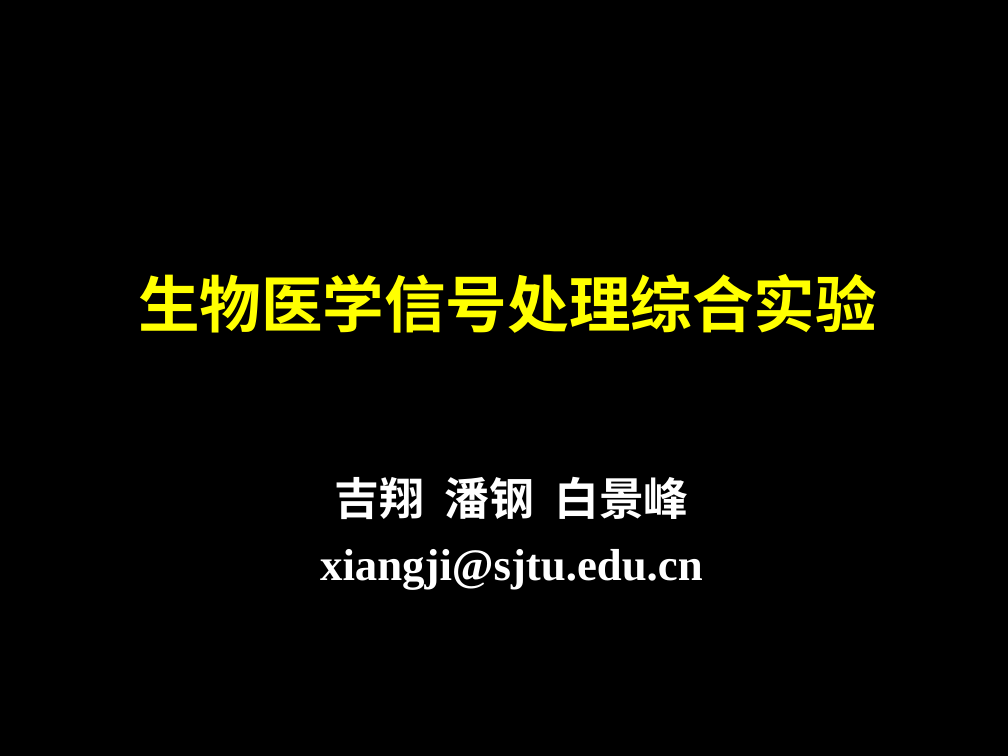
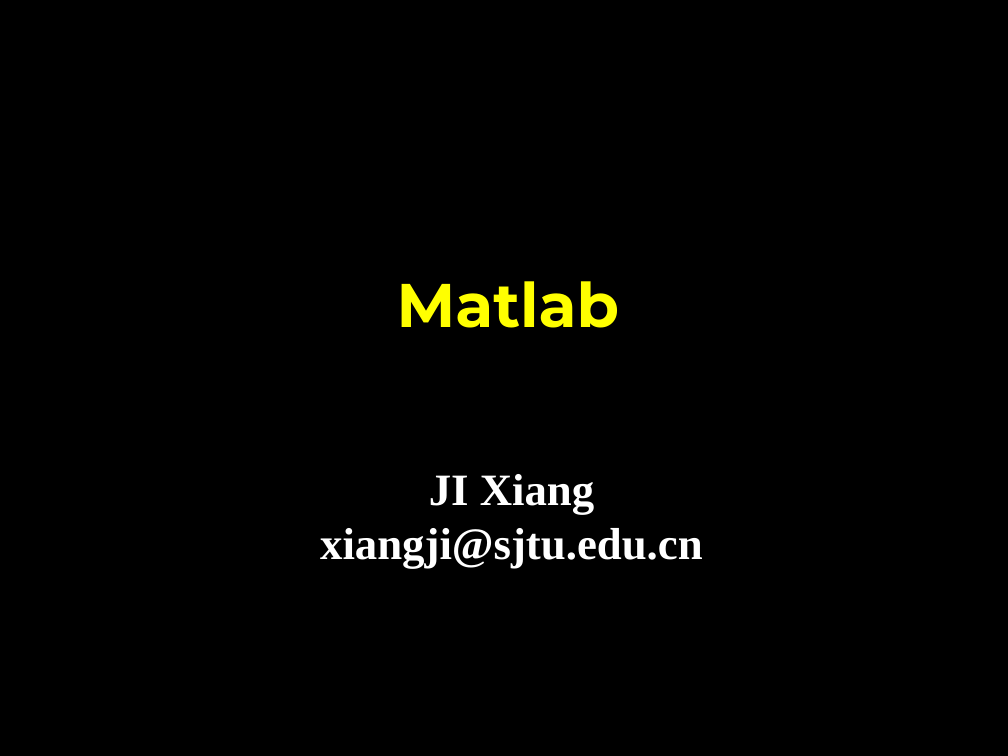
Before and after one commit to SJTUCourse/BI450, a slide deck: slide 1 of Lectures/Lecture 1.ppt. Drawn at 1008x756 pixels with LibreOffice and Linux fonts; fonts in the diff are those of the drawing. Boxes give left, top, right and bottom in pixels: in the first picture for what was removed or moved away, otherwise in the second. Text is boxed around its words. In the diff, an @@ line names an element or a change of style, - is before the commit and + after.

```diff
--- a/Lectures/Lecture 1.ppt
+++ b/Lectures/Lecture 1.ppt
@@ title at (397, 281, 620, 328): text changed; font Noto Sans CJK SC to Montserrat @@
-生物医学信号处理综合实验
+Matlab
@@ subtitle at (429, 474, 594, 514): text changed; font Noto Sans CJK SC to Times New Roman @@
-吉翔 潘钢 白景峰
+JI Xiang
@@ subtitle at (320, 528, 703, 569): line spacing 1 to 0.8 @@
```
Also in this commit, not shown: 8 slides added, 13 slides removed, 4 other files.
